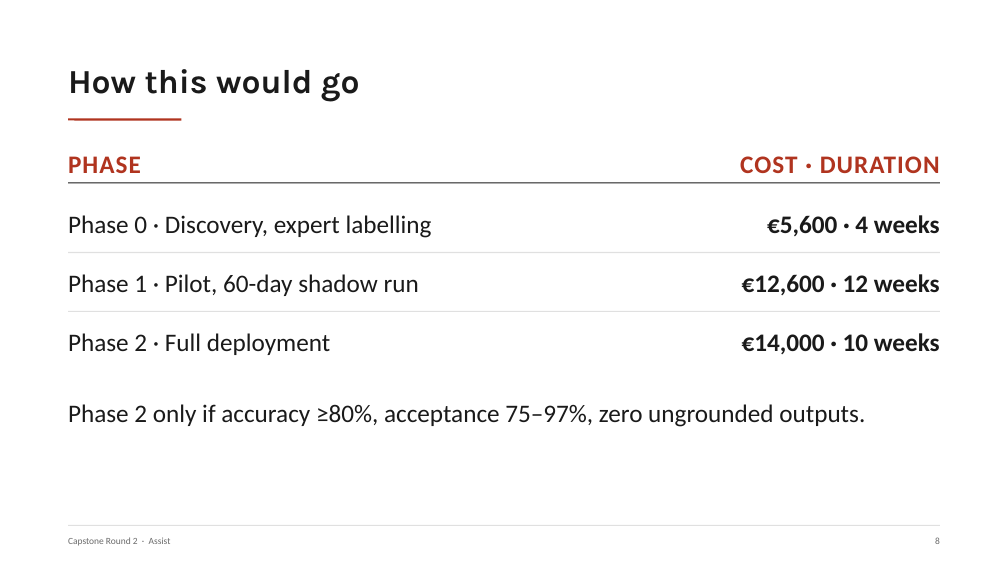
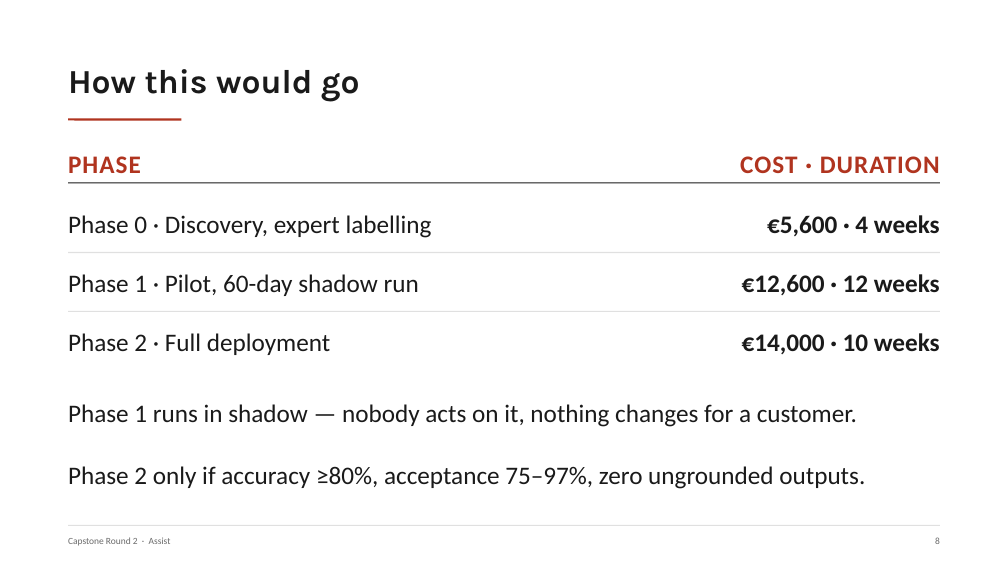
Before and after one commit to nyelugo/PROJECT-Capstone-AI-Consulting, a slide deck: slide 9 of presentation.pptx. Drawn at 1008x567 pixels with LibreOffice and Linux fonts; fonts in the diff are those of the drawing. Boxes give left, top, right and bottom in pixels: in the first picture for what was removed or moved away, otherwise in the second. Text is boxed around its words. In the diff, an @@ line names an element or a change of style, - is before the commit and + after.

```diff
--- a/presentation.pptx
+++ b/presentation.pptx
@@ text added at bbox=[68, 404, 857, 427], 24 pt, text #1A1A1A @@
+Phase 1 runs in shadow — nobody acts on it, nothing changes for a customer.
@@ text "Phase 2 only if accuracy ...": place and size @@
-text "Phase 2 only if accuracy ..." at bbox=[68, 404, 865, 427]
+text "Phase 2 only if accuracy ..." at bbox=[68, 466, 865, 489]
```
Also in this commit, not shown: 1 other slide changed, 6 other files.
